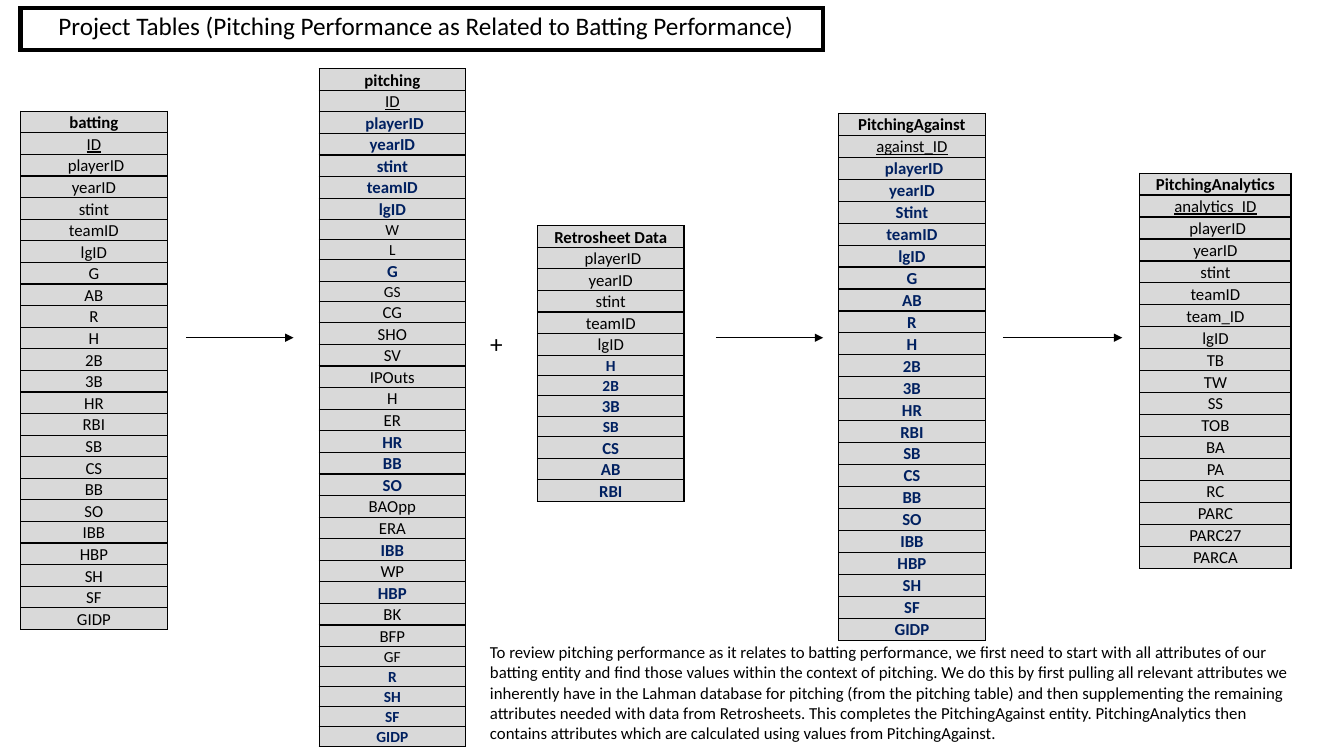
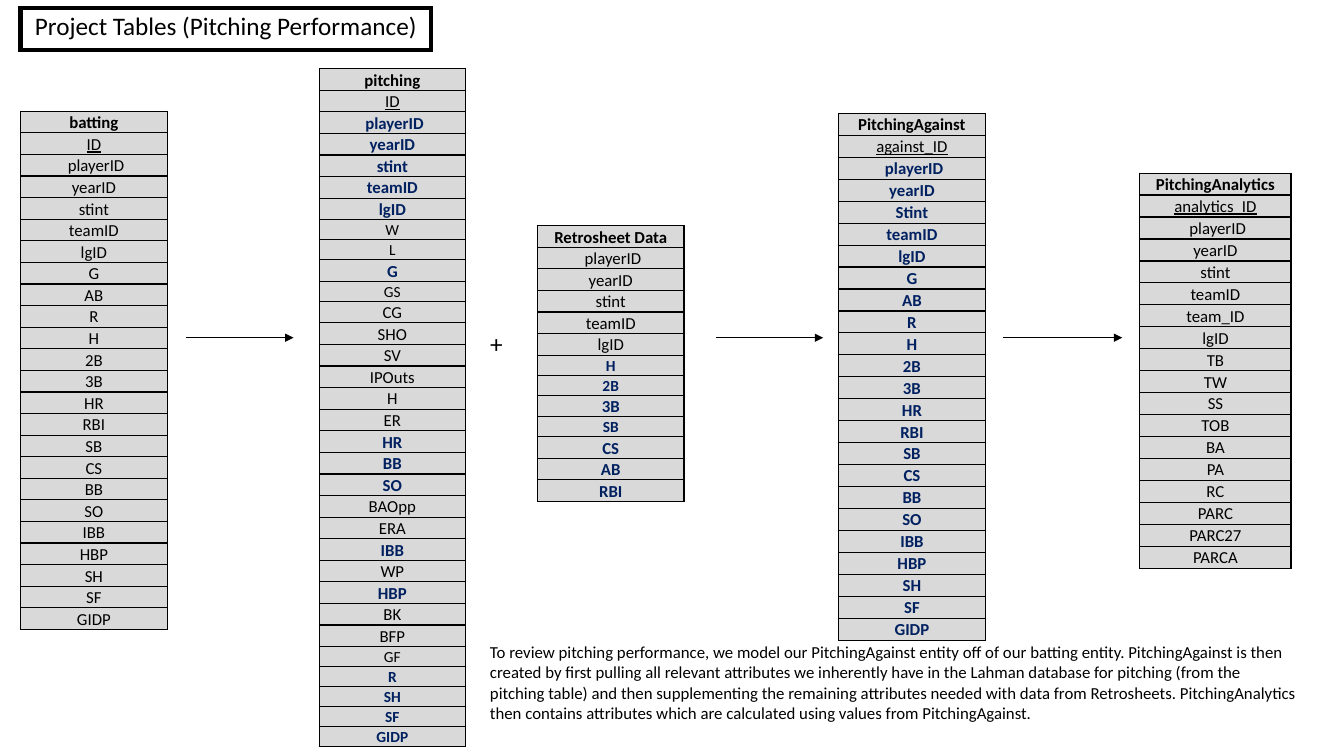
Before and after one commit to Matt-Hays/CS5302, a slide deck: slide 4 of Documentation/ER_diagrams.pptx. Drawn at 1344x756 pixels with LibreOffice and Linux fonts; fonts in the diff are those of the drawing. Boxes give left, top, right and bottom in pixels: in the first picture for what was removed or moved away, otherwise in the second. Text is boxed around its words. In the diff, an @@ line names an element or a change of style, - is before the commit and + after.

```diff
--- a/Documentation/ER_diagrams.pptx
+++ b/Documentation/ER_diagrams.pptx
@@ rectangle: place and size @@
-rectangle at <box>20,8,823,50</box>
+rectangle at <box>20,8,431,50</box>
@@ text at <box>35,16,416,40</box>: text changed @@
-Project Tables (Pitching Performance as Related to Batting Performance)
+Project Tables (Pitching Performance)
@@ text at <box>490,646,1295,722</box>: text changed @@
-To review pitching performance as it relates to batting performance, we first need to start with all attributes of our batting entity and find those values within the context of pitching. We do this by first pulling all relevant attributes we inherently have in the Lahman database for pitching (from the pitching table) and then supplementing the remaining attributes needed with data from Retrosheets. This completes the PitchingAgainst entity. PitchingAnalytics then contains attributes which are calculated using values from PitchingAgainst.
+To review pitching performance, we model our PitchingAgainst entity off of our batting entity. PitchingAgainst is then created by first pulling all relevant attributes we inherently have in the Lahman database for pitching (from the pitching table) and then supplementing the remaining attributes needed with data from Retrosheets. PitchingAnalytics then contains attributes which are calculated using values from PitchingAgainst.
```
Also in this commit, not shown: 2 other slides changed.
